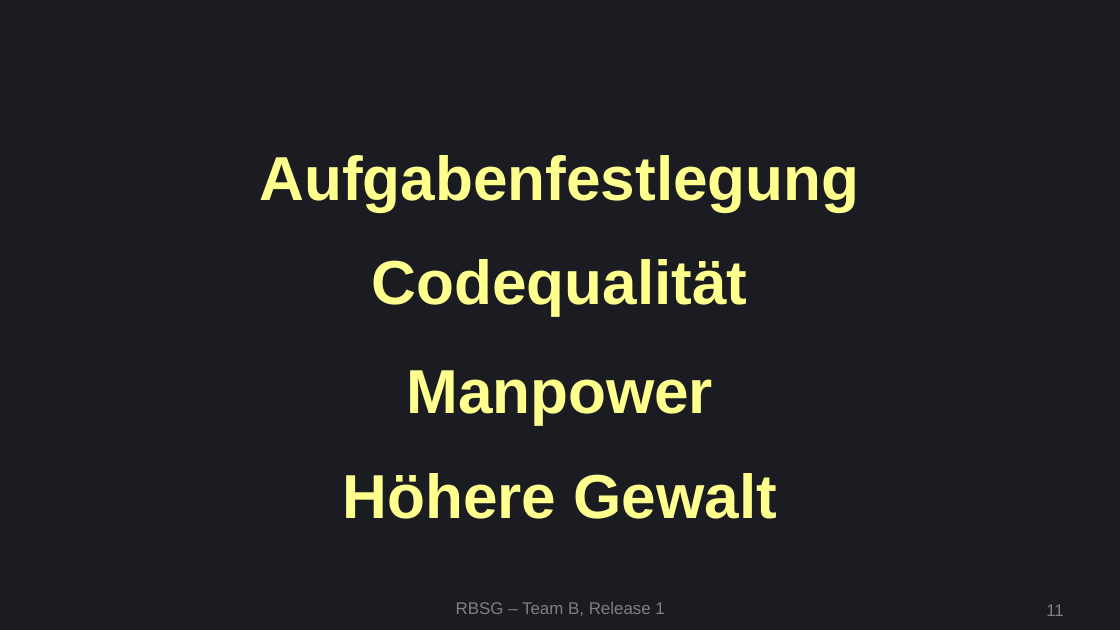
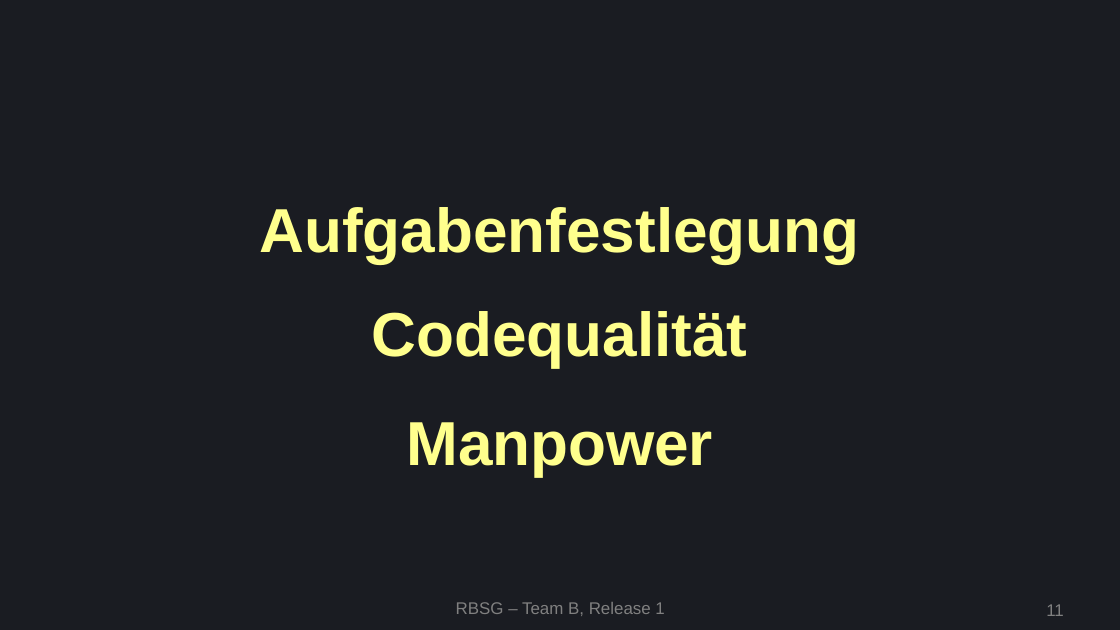
Before and after one commit to dargmuesli/rbsg, a slide deck: slide 11 of documentation/presentations/release_1/RBSG - Team B, Release 1.odp. Drawn at 1120x630 pixels with LibreOffice and Linux fonts; fonts in the diff are those of the drawing. Boxes give left, top, right and bottom in pixels: in the first picture for what was removed or moved away, otherwise in the second. Text is boxed around its words. In the diff, an @@ line names an element or a change of style, - is before the commit and + after.

Commit message:
docs: Presentation Release 1 Final Touches
Removes "Höhere Gewalt"
Adds error to login screenshot.

```diff
--- a/documentation/presentations/release_1/RBSG - Team B, Release 1.odp
+++ b/documentation/presentations/release_1/RBSG - Team B, Release 1.odp
@@ 3 texts: place and size @@
-3 texts at [260,155,860,424]
+3 texts at [260,207,860,476]
@@ text removed at [342,473,776,519] @@
-Höhere Gewalt
```
Also in this commit, not shown: 1 other file.
